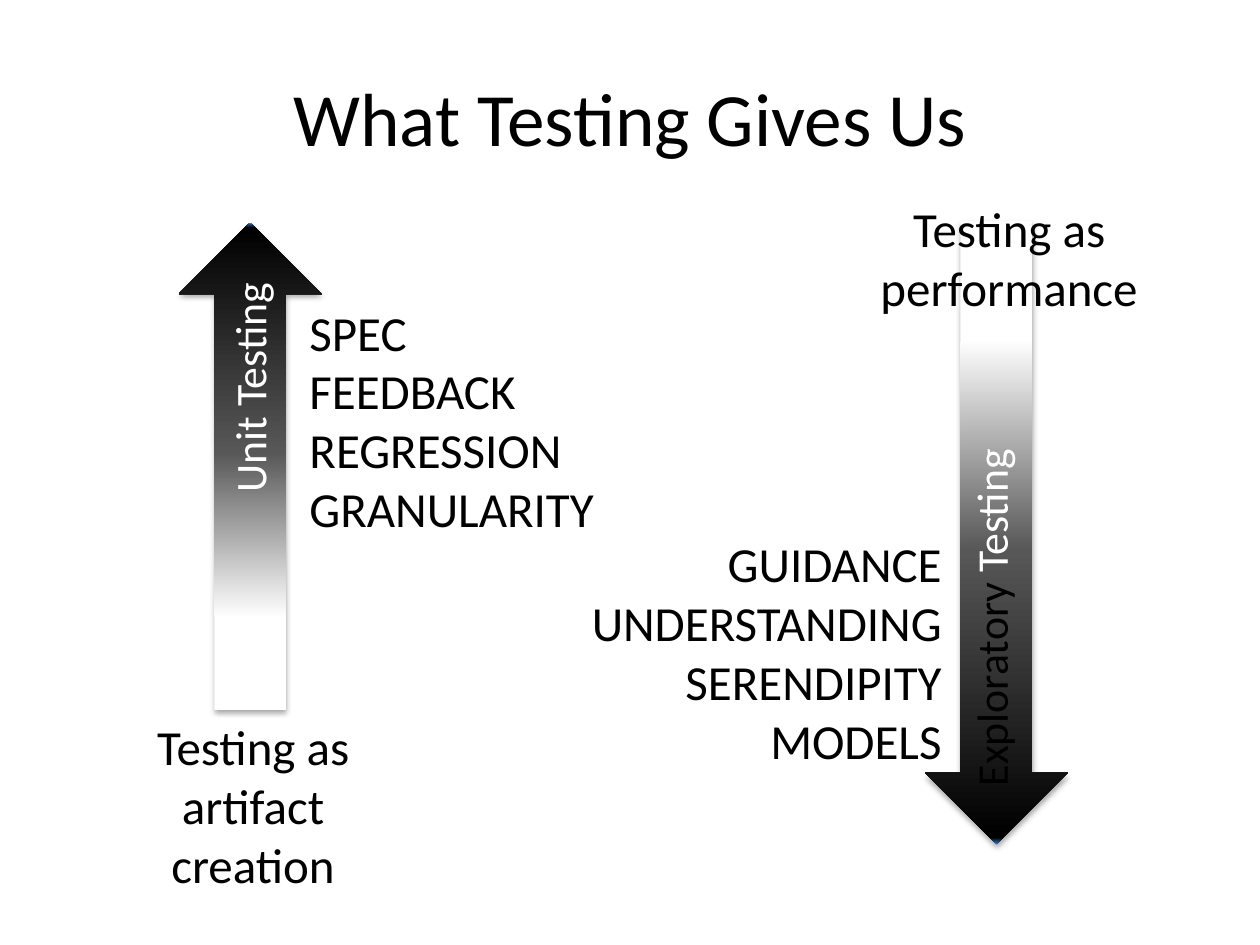
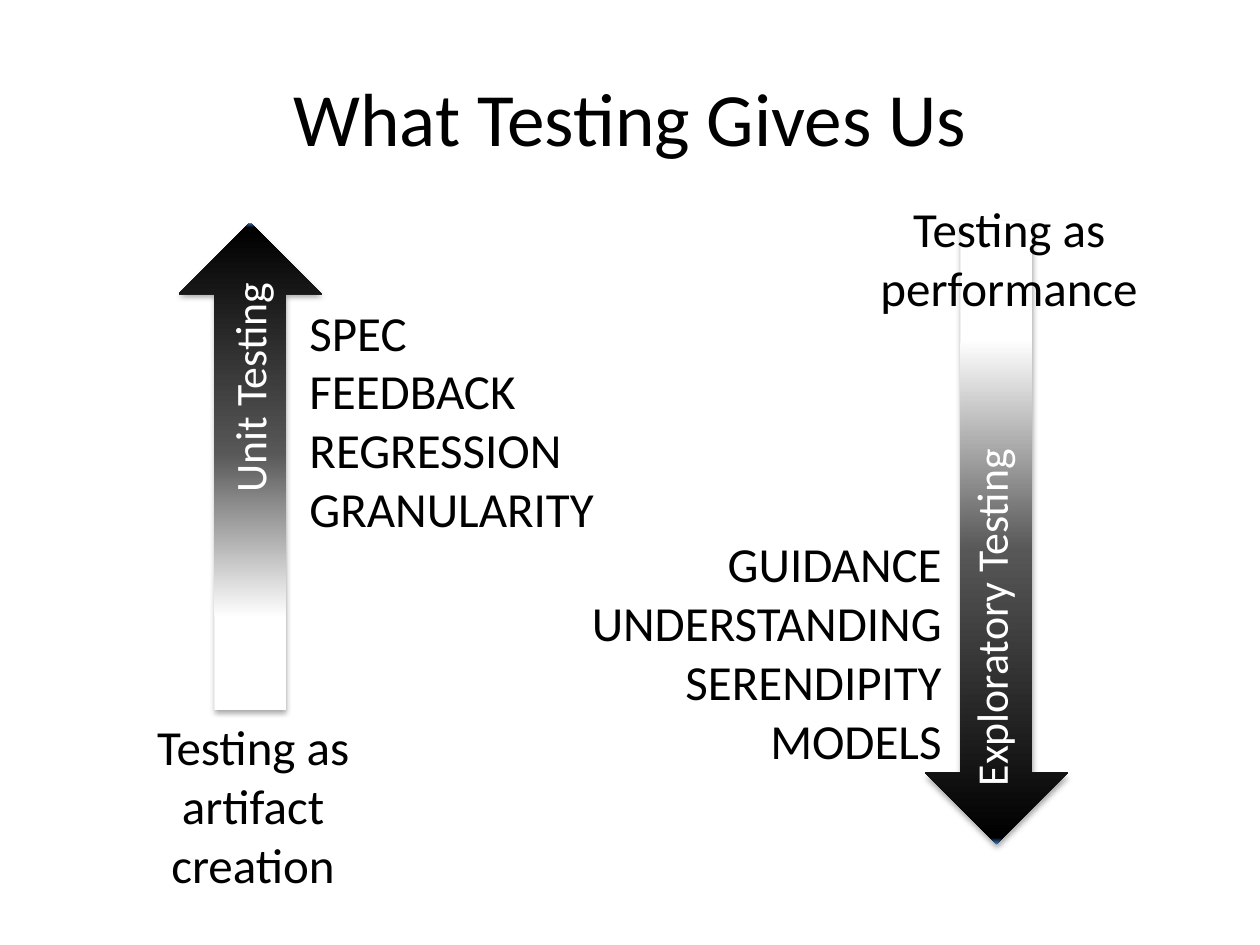
Before and after one commit to maaretp/TalesOfDeveloperTesterCollaboration, a slide deck: slide 30 of Tales from Tester Developer Collaboration.pptx (slide 21 before the commit). Drawn at 1260x945 pixels with LibreOffice and Linux fonts; fonts in the diff are those of the drawing. Boxes give left, top, right and bottom in pixels: in the first picture for what was removed or moved away, otherwise in the second. Text is boxed around its words. In the diff, an @@ line names an element or a change of style, - is before the commit and + after.

```diff
--- a/Tales from Tester Developer Collaboration.pptx
+++ b/Tales from Tester Developer Collaboration.pptx
@@ text "Exploratory Testing" at bbox=[966, 461, 1019, 781]: text colour #000000 to #FFFFFF in "Exploratory" @@
```
Also in this commit, not shown: 9 slides added.
